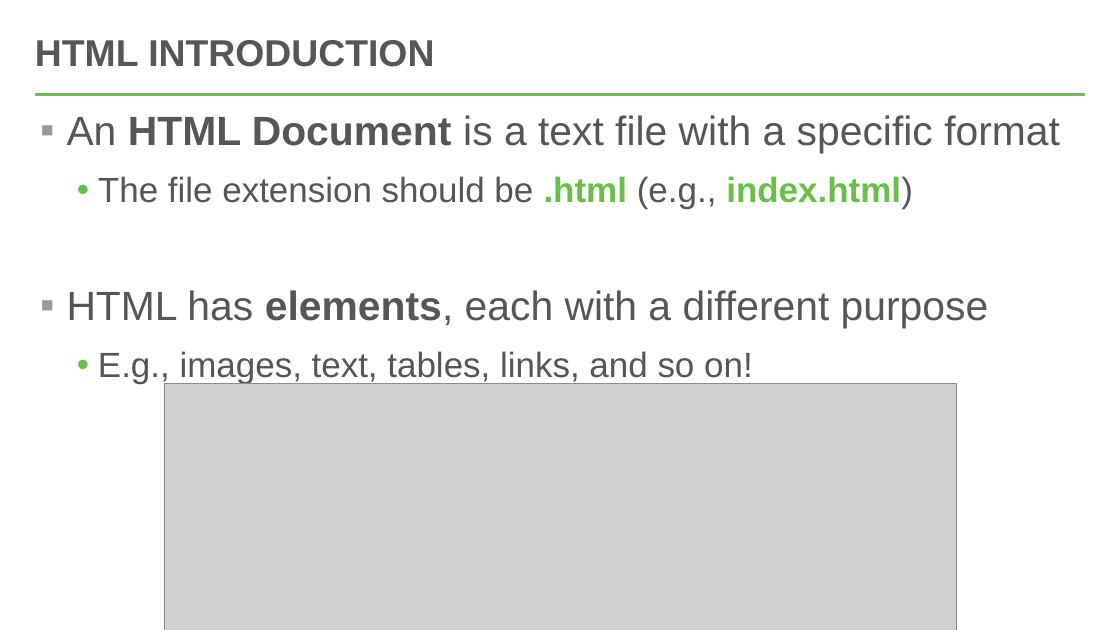
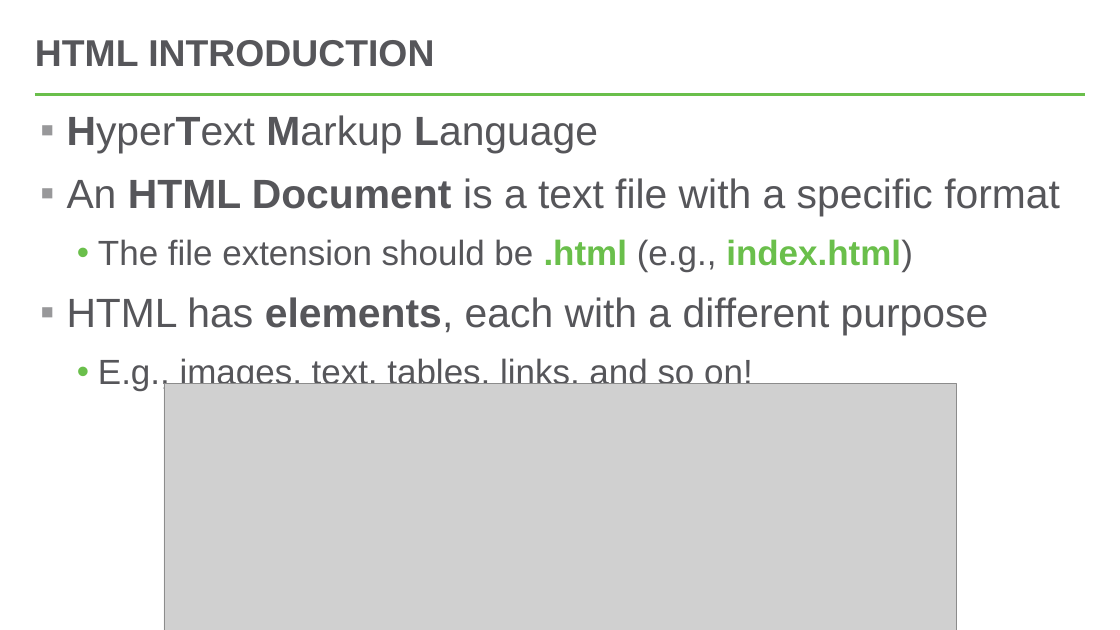
Before and after one commit to hytechcamps/building-websites, a slide deck: slide 5 of HelloHtml.pptx. Drawn at 1120x630 pixels with LibreOffice and Linux fonts; fonts in the diff are those of the drawing; grey boxes stand for pictures. Boxes give left, top, right and bottom in pixels: in the first picture for what was removed or moved away, otherwise in the second. Text is boxed around its words. In the diff, an @@ line names an element or a change of style, - is before the commit and + after.

Commit message:
ppt updates

```diff
--- a/HelloHtml.pptx
+++ b/HelloHtml.pptx
@@ text at (x1=67, y1=115, x2=598, y2=154): paragraph added @@
+▪ HyperText Markup Language
```
